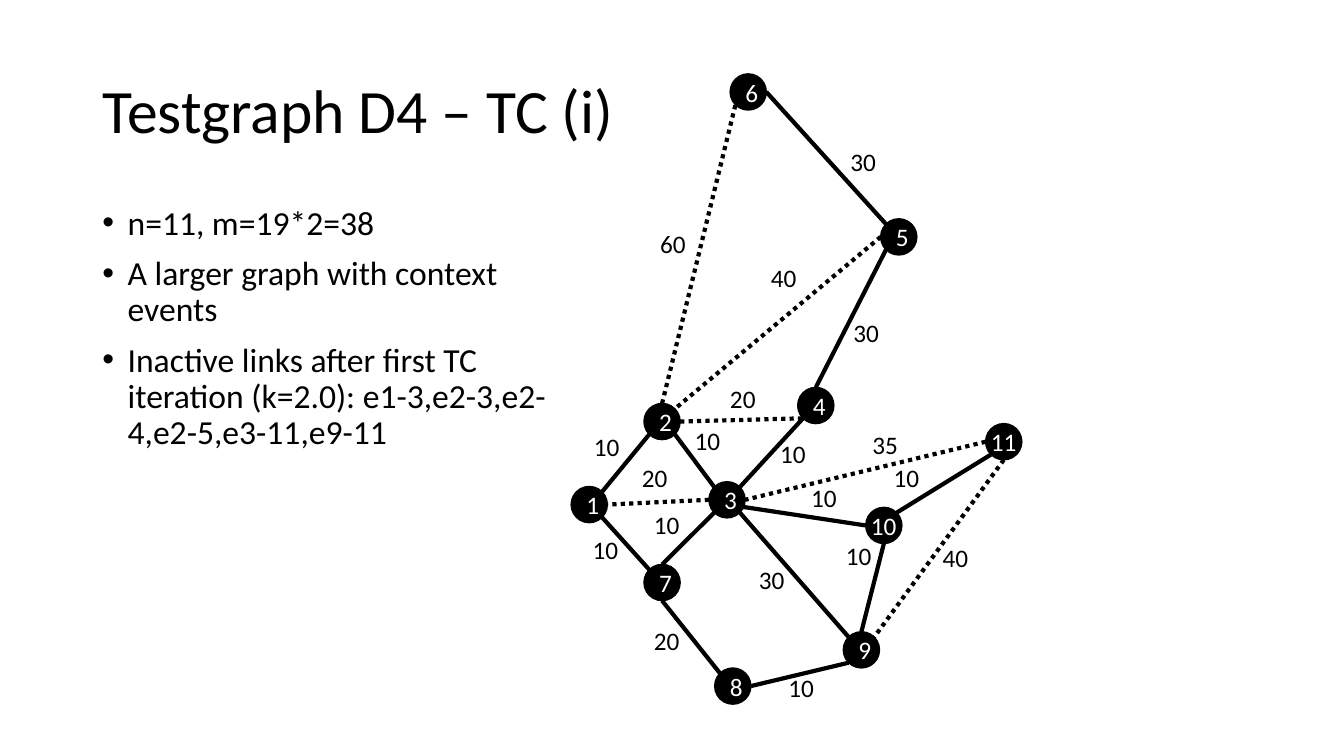
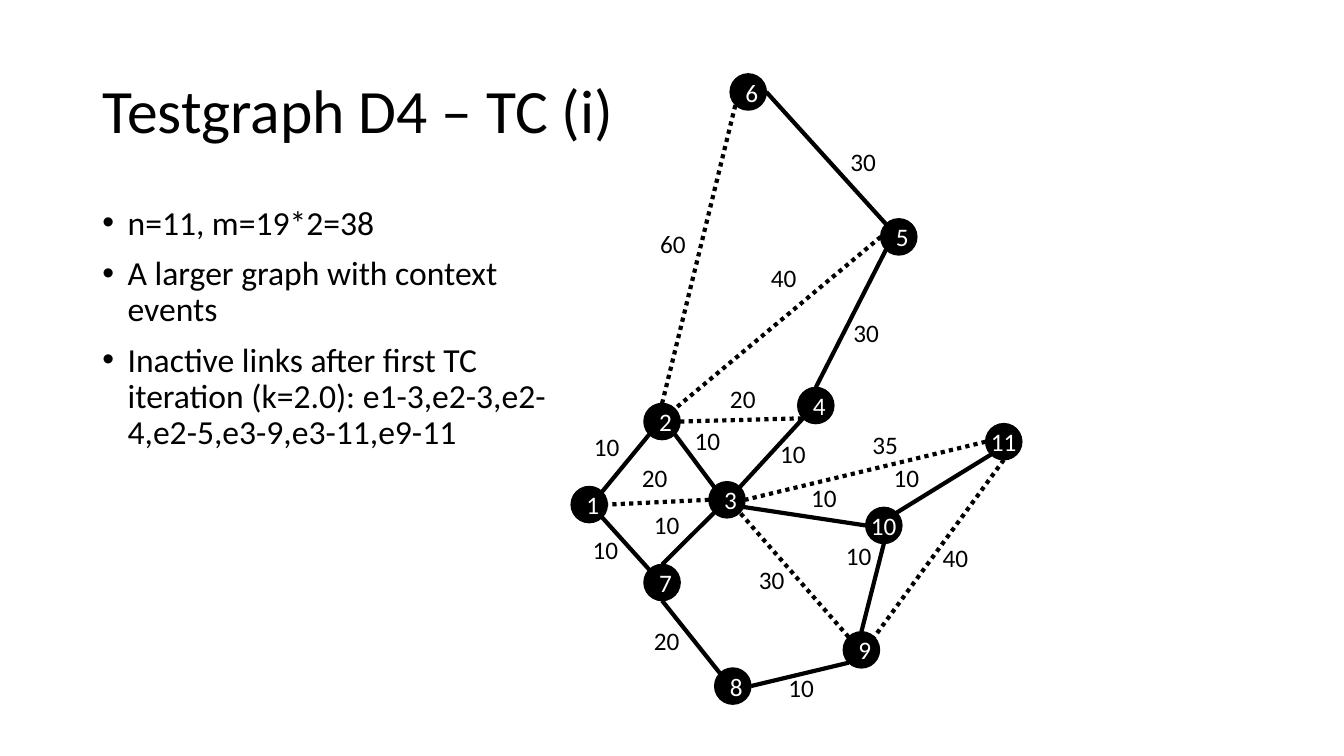
Before and after one commit to eMoflon/cobolt, a slide deck: slide 4 of de.tudarmstadt.maki.modeling.jvlc/instances/testgraphs.pptx. Drawn at 1344x756 pixels with LibreOffice and Linux fonts; fonts in the diff are those of the drawing. Boxes give left, top, right and bottom in pixels: in the first picture for what was removed or moved away, otherwise in the second. Text is boxed around its words. In the diff, an @@ line names an element or a change of style, - is before the commit and + after.

Commit message:
Write test for first TC iteration of D4

```diff
--- a/de.tudarmstadt.maki.modeling.jvlc/instances/testgraphs.pptx
+++ b/de.tudarmstadt.maki.modeling.jvlc/instances/testgraphs.pptx
@@ text at [128,348,546,448]: text changed @@
-• Inactive links after first TC iteration (k=2.0): e1-3,e2-3,e2-4,e2-5,e3-11,e9-11
+• Inactive links after first TC iteration (k=2.0): e1-3,e2-3,e2-4,e2-5,e3-9,e3-11,e9-11
@@ line (849, 637) - (740, 513): stroke #000000 3 pt to #000000 3 pt dashed @@
```
Also in this commit, not shown: 2 other files.
